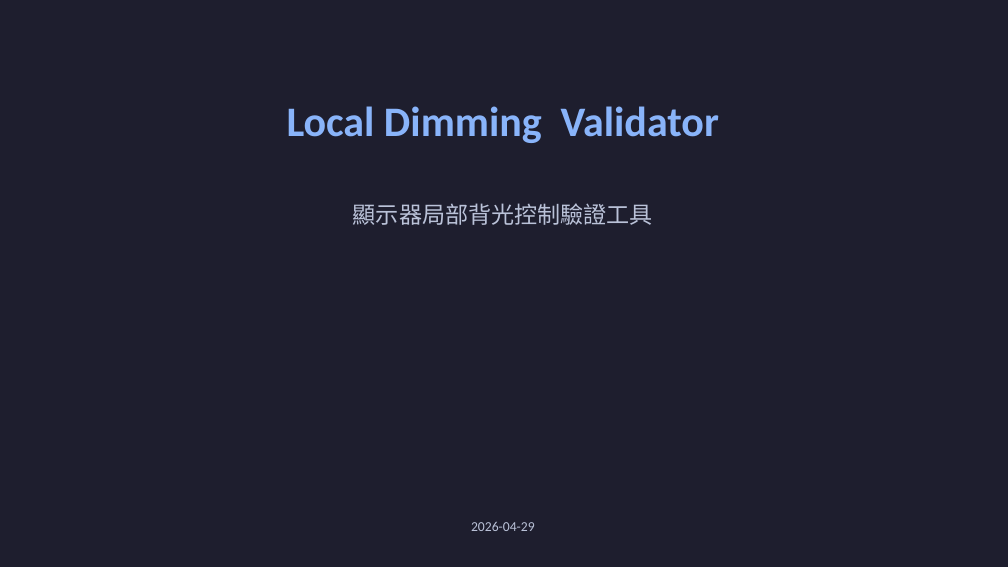
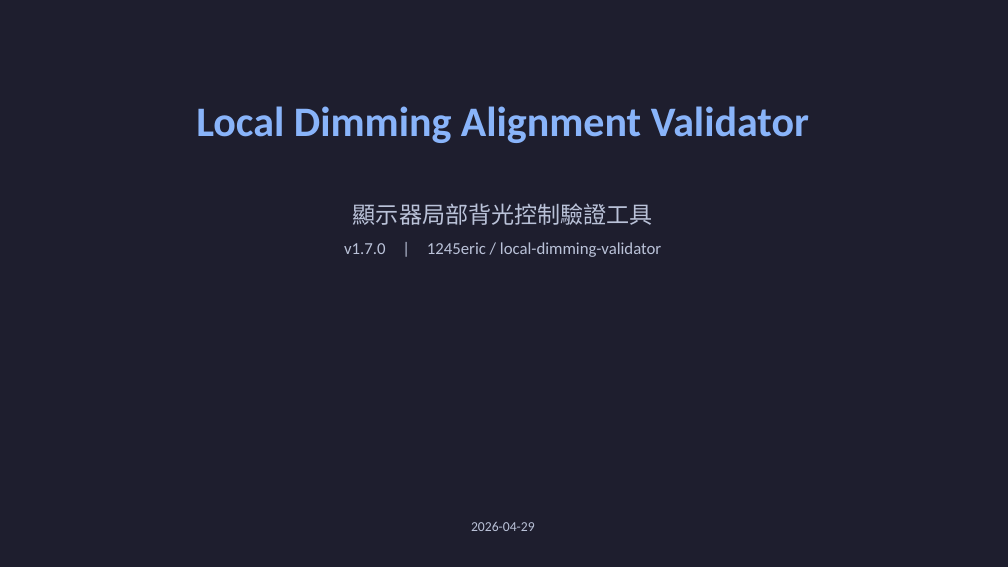
Before and after one commit to 1245eric/local-dimming-validator, a slide deck: slide 1 of local_dimming_intro.pptx. Drawn at 1008x567 pixels with LibreOffice and Linux fonts; fonts in the diff are those of the drawing. Boxes give left, top, right and bottom in pixels: in the first picture for what was removed or moved away, otherwise in the second. Text is boxed around its words. In the diff, an @@ line names an element or a change of style, - is before the commit and + after.

```diff
--- a/local_dimming_intro.pptx
+++ b/local_dimming_intro.pptx
@@ text at [196, 106, 809, 143]: text changed @@
-Local Dimming Validator
+Local Dimming Alignment Validator
@@ text added at [344, 242, 661, 257], 16 pt, text #BAC2D8 @@
+v1.7.0 | 1245eric / local-dimming-validator
```
Also in this commit, not shown: 3 other slides changed, 4 slides added, 2 other files.
